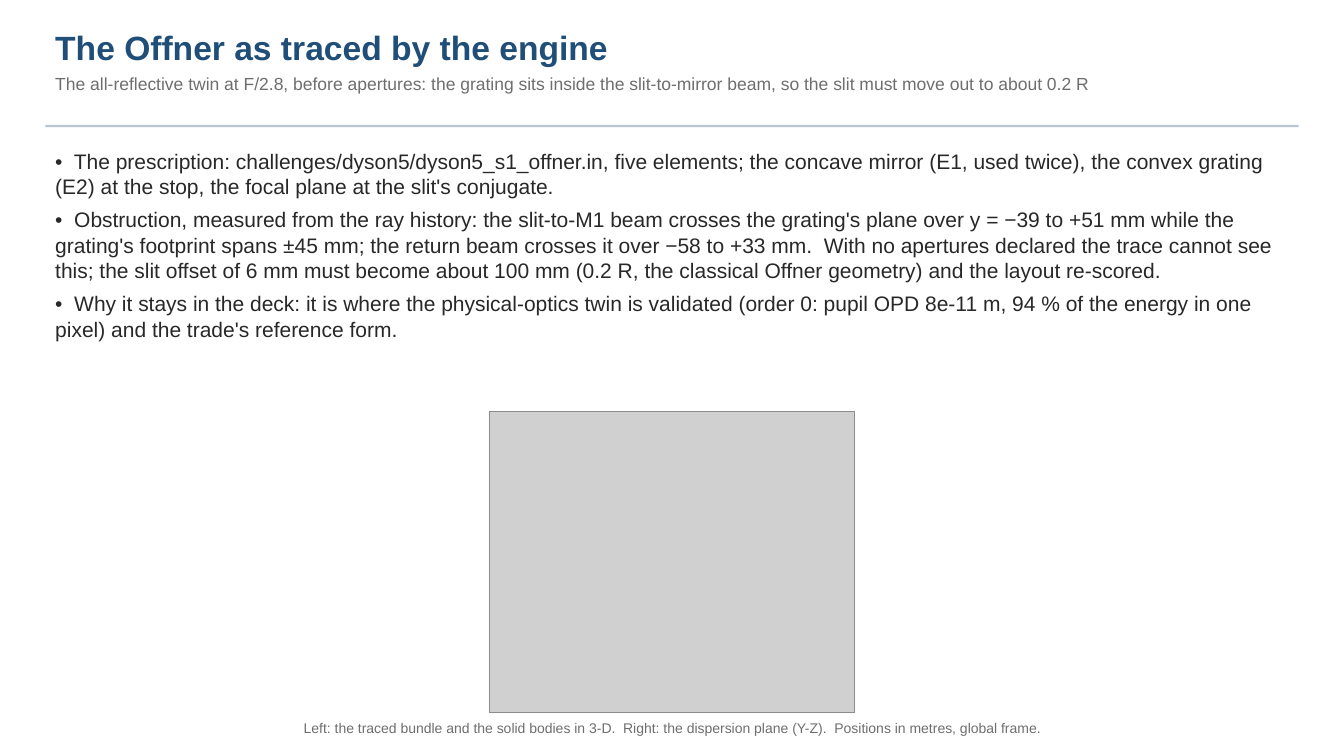
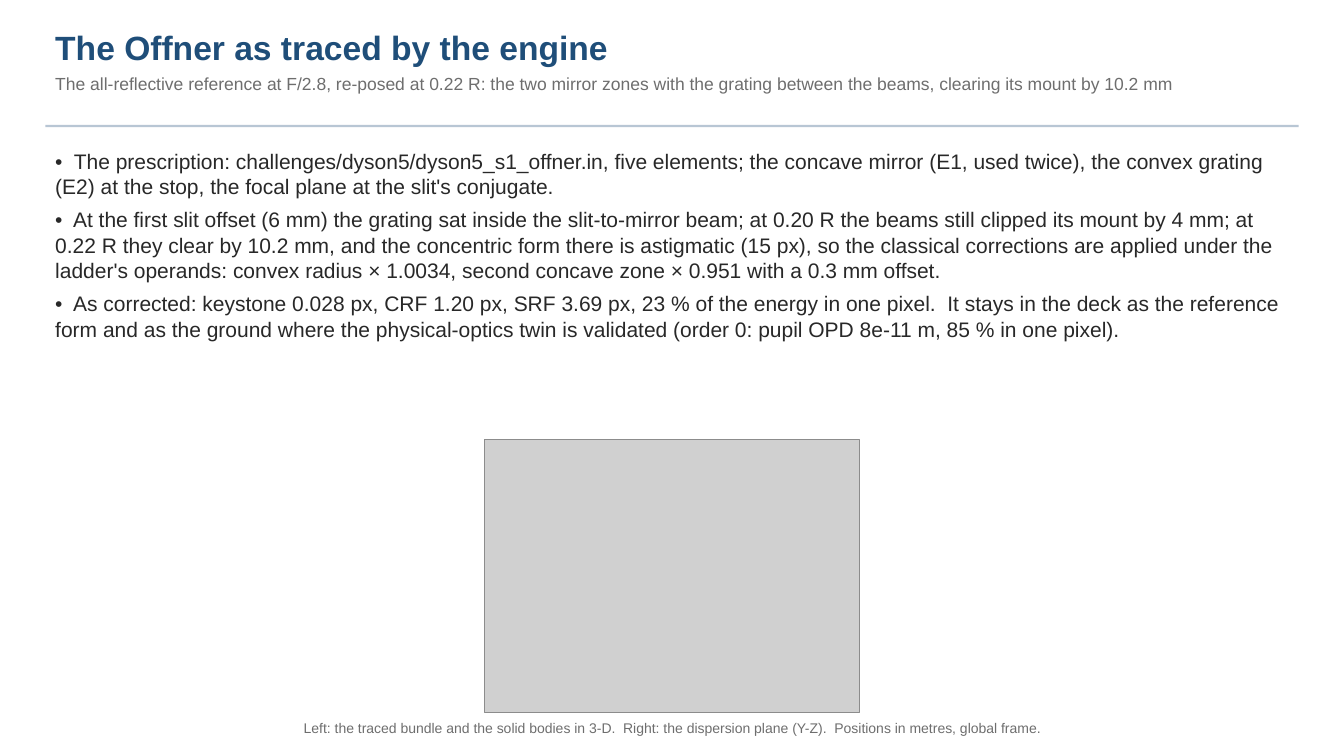
Before and after one commit to nasa-jpl/macos, a slide deck: slide 5 of demo_session/deck_dyson.pptx. Drawn at 1344x756 pixels with LibreOffice and Linux fonts; fonts in the diff are those of the drawing; grey boxes stand for pictures. Boxes give left, top, right and bottom in pixels: in the first picture for what was removed or moved away, otherwise in the second. Text is boxed around its words. In the diff, an @@ line names an element or a change of style, - is before the commit and + after.

```diff
--- a/demo_session/deck_dyson.pptx
+++ b/demo_session/deck_dyson.pptx
@@ text at bbox=[55, 77, 1172, 94]: text changed @@
-The all-reflective twin at F/2.8, before apertures: the grating sits inside the slit-to-mirror beam, so the slit must move out to about 0.2 R
+The all-reflective reference at F/2.8, re-posed at 0.22 R: the two mirror zones with the grating between the beams, clearing its mount by 10.2 mm
@@ text at bbox=[55, 211, 1279, 341]: text changed @@
-• Obstruction, measured from the ray history: the slit-to-M1 beam crosses the grating's plane over y = −39 to +51 mm while the grating's footprint spans ±45 mm; the return beam crosses it over −58 to +33 mm. With no apertures declared the trace cannot see this; the slit offset of 6 mm must become about 100 mm (0.2 R, the classical Offner geometry) and the layout re-scored.
-• Why it stays in the deck: it is where the physical-optics twin is validated (order 0: pupil OPD 8e-11 m, 94 % of the energy in one pixel) and the trade's reference form.
+• At the first slit offset (6 mm) the grating sat inside the slit-to-mirror beam; at 0.20 R the beams still clipped its mount by 4 mm; at 0.22 R they clear by 10.2 mm, and the concentric form there is astigmatic (15 px), so the classical corrections are applied under the ladder's operands: convex radius × 1.0034, second concave zone × 0.951 with a 0.3 mm offset.
+• As corrected: keystone 0.028 px, CRF 1.20 px, SRF 3.69 px, 23 % of the energy in one pixel. It stays in the deck as the reference form and as the ground where the physical-optics twin is validated (order 0: pupil OPD 8e-11 m, 85 % in one pixel).
@@ picture: place and size @@
-picture at bbox=[489, 412, 854, 713]
+picture at bbox=[485, 440, 859, 713]
```
Also in this commit, not shown: 5 other slides changed, 6 other files.
